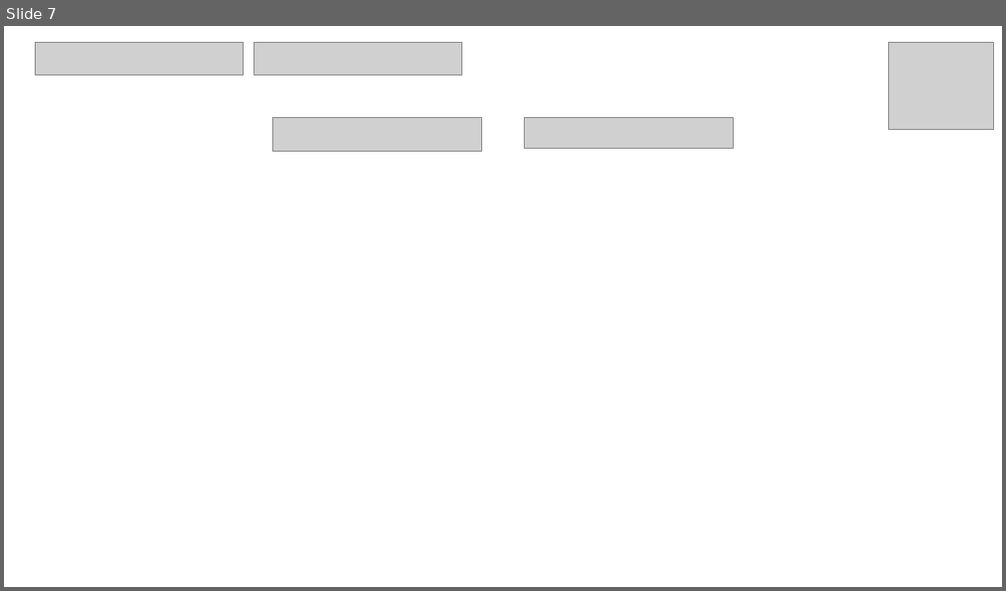
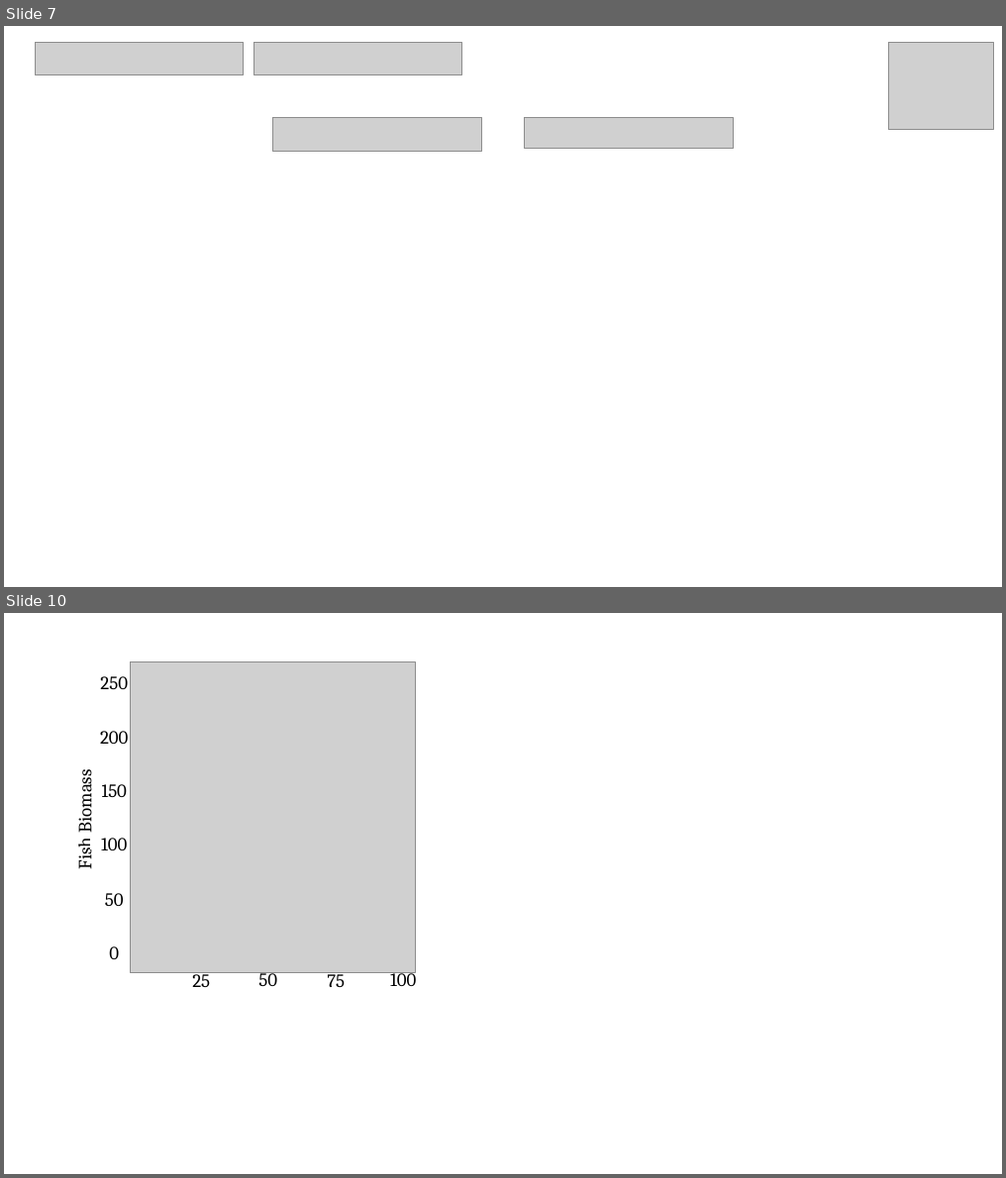
Before and after one commit to d3vynn/MBIO740_AMD, a slide deck: output/Figures/Figs.pptx. Shown one above the other, each under a label of ours: slide 7 before the commit, slides 7 and 10 after it; the slides between them are not shown. The pictures are 1006x591 and 1006x1178 pixels, drawn with LibreOffice and Linux fonts; fonts in the diff are those of the drawing; grey boxes stand for pictures. Boxes give left, top, right and bottom in pixels: in the first picture for what was removed or moved away, otherwise in the second. Text is boxed around its words. In the diff, an @@ line names an element or a change of style, - is before the commit and + after.

```diff
--- a/output/Figures/Figs.pptx
+++ b/output/Figures/Figs.pptx
@@ slide 10 added at bbox=[4, 613, 1002, 1174], background #FFFFFF @@
@@ group added at bbox=[67, 662, 429, 987]: 11 rectangles, 1 picture @@
+250
+150
+50
+0
+Fish Biomass
+25
+50
+75
+100
+200
+100
```
Also in this commit, not shown: 3 other slides added, 7 slides removed, 56 other files.
